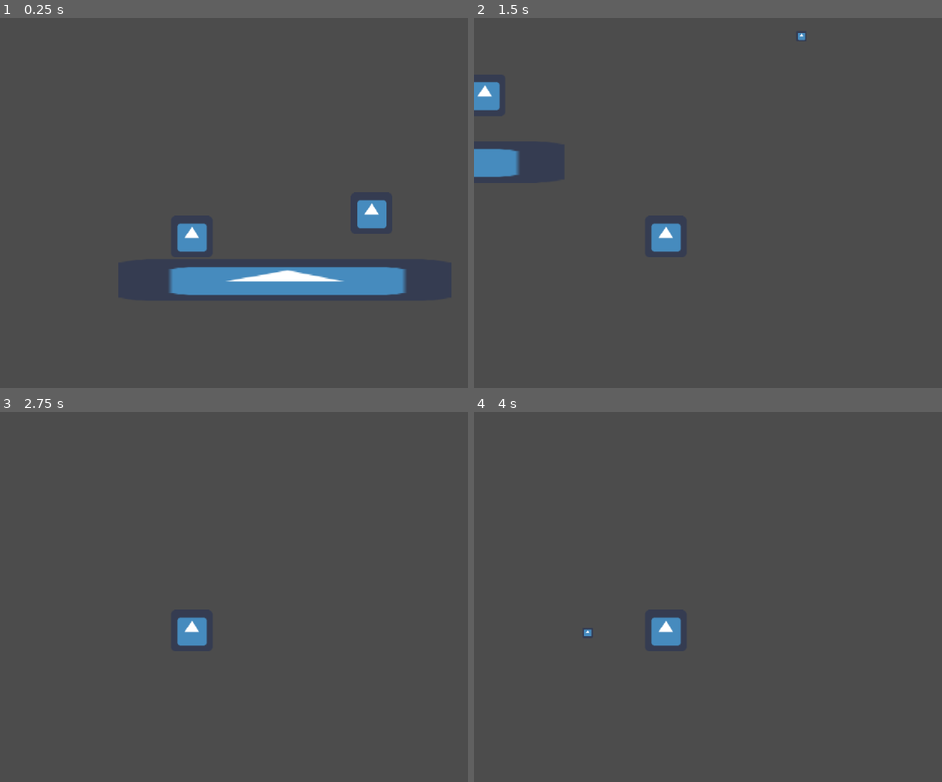
Above: before the commit, frames 1-4 (two rows, left to right).
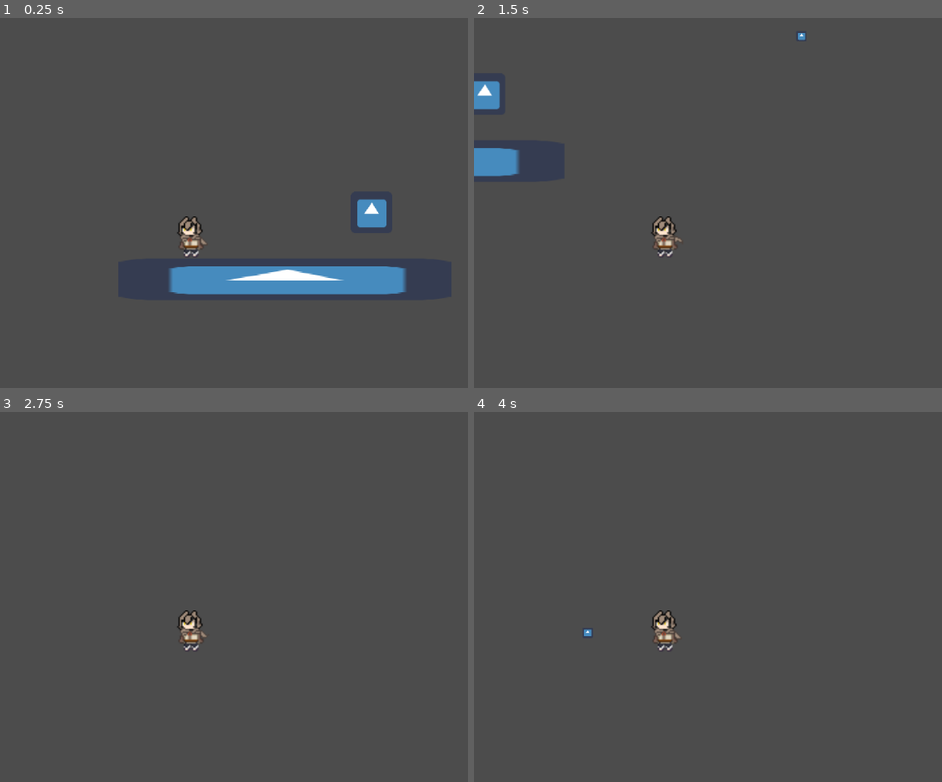
Above: after the commit, the same moments.

Repository: ValorZard/Climb-of-Destiny
Game: Godot game, scene res://Main.tscn
Same seed, same stepped clock (60 frames per second), same inputs: the game is played once before the commit and once after it. The engine's default icon, where the game draws it, is replaced by a stand-in: a white triangle on a blue panel in a dark square.
Inputs (mouse positions are in pixels of both pictures, inside the frame that each line leads up to):
- Up to frame 1 (0.25 s): no input
- Up to frame 2 (1.5 s): move the mouse to (outside the picture) at 0.52 s; press the mouse at (outside the picture) at 0.53 s; hold D (walk_right) from 0.53 s (still down); tap Space (jump) at 0.77 s; move the mouse to (675, 232) at 1.27 s; release the mouse at (675, 232) at 1.28 s; click (675, 232) at 1.35 s
- Up to frame 3 (2.75 s): tap Space (jump) at 1.52 s; move the mouse to (397, 523) at 2.02 s; release D (walk_right) at 2.03 s; press the mouse at (397, 523) at 2.03 s; hold A (walk_left) from 2.03 s (still down)
- Up to frame 4 (4 s): tap Enter at 2.75 s; move the mouse to (773, 685) at 2.77 s; release A (walk_left) at 2.78 s; release the mouse at (773, 685) at 2.78 s; hold D (walk_right) from 2.78 s (still down); click (773, 685) at 2.85 s; tap Space (jump) at 3.02, 3.77 s; move the mouse to (outside the picture) at 3.52 s; press the mouse at (outside the picture) at 3.53 s

The runs differ from the first frame. In frame 1, 1.2% of the frame differs, in the area x 36-87%, y 48-75%; in frame 2, 0.7%; in frame 3, 0.6%; in frame 4, 0.6%.

Commit message:
player and bushy textures

Diff:
--- a/Player/Player.tscn
+++ b/Player/Player.tscn
@@ -1,18 +1,32 @@
-[gd_scene load_steps=5 format=2]
+[gd_scene load_steps=8 format=2]
 
-[ext_resource path="res://icon.png" type="Texture" id=1]
+[ext_resource path="res://Textures/Player/Idle/000.png" type="Texture" id=1]
 [ext_resource path="res://Player/Player.gd" type="Script" id=2]
 [ext_resource path="res://Bullets/BulletSpawner.gd" type="Script" id=3]
+[ext_resource path="res://Textures/Player/Idle/001.png" type="Texture" id=4]
+[ext_resource path="res://Textures/Player/Idle/002.png" type="Texture" id=5]
+
+[sub_resource type="SpriteFrames" id=2]
+animations = [ {
+"frames": [ ExtResource( 1 ), ExtResource( 4 ), ExtResource( 5 ) ],
+"loop": true,
+"name": "default",
+"speed": 3.0
+} ]
 
 [sub_resource type="CapsuleShape2D" id=1]
 radius = 20.4592
-height = 28.764
+height = 26.2919
 
 [node name="Player" type="KinematicBody2D"]
 script = ExtResource( 2 )
 
-[node name="icon" type="Sprite" parent="."]
-texture = ExtResource( 1 )
+[node name="AnimatedSprite" type="AnimatedSprite" parent="."]
+position = Vector2( 0.072, 1.367 )
+scale = Vector2( 2.046, 2.046 )
+frames = SubResource( 2 )
+frame = 1
+playing = true
 
 [node name="CollisionShape2D" type="CollisionShape2D" parent="."]
 shape = SubResource( 1 )
@@ -38,13 +52,4 @@
 wait_time = 0.25
 one_shot = true
 
-[node name="Label" type="Label" parent="."]
-margin_left = -22.2236
-margin_top = -60.3212
-margin_right = 17.7764
-margin_bottom = -46.3212
-__meta__ = {
-"_edit_use_anchors_": false
-}
-
 [connection signal="timeout" from="BulletTimer" to="." method="_on_BulletTimer_timeout"]
Binary file added: Textures/Bushy/Idle/000.png
Not shown, added: Textures/Bushy/Idle/000.png.import
Binary file added: Textures/Bushy/Idle/001.png
Not shown, added: Textures/Bushy/Idle/001.png.import
Binary file added: Textures/Bushy/Idle/002.png
Not shown, added: Textures/Bushy/Idle/002.png.import
Binary file added: Textures/Bushy/Idle/003.png
Not shown, added: Textures/Bushy/Idle/003.png.import
Binary file added: Textures/Bushy/Idle/004.png
Not shown, added: Textures/Bushy/Idle/004.png.import
Binary file added: Textures/Bushy/Idle/005.png
Not shown, added: Textures/Bushy/Idle/005.png.import
(and 42 more such lines)
